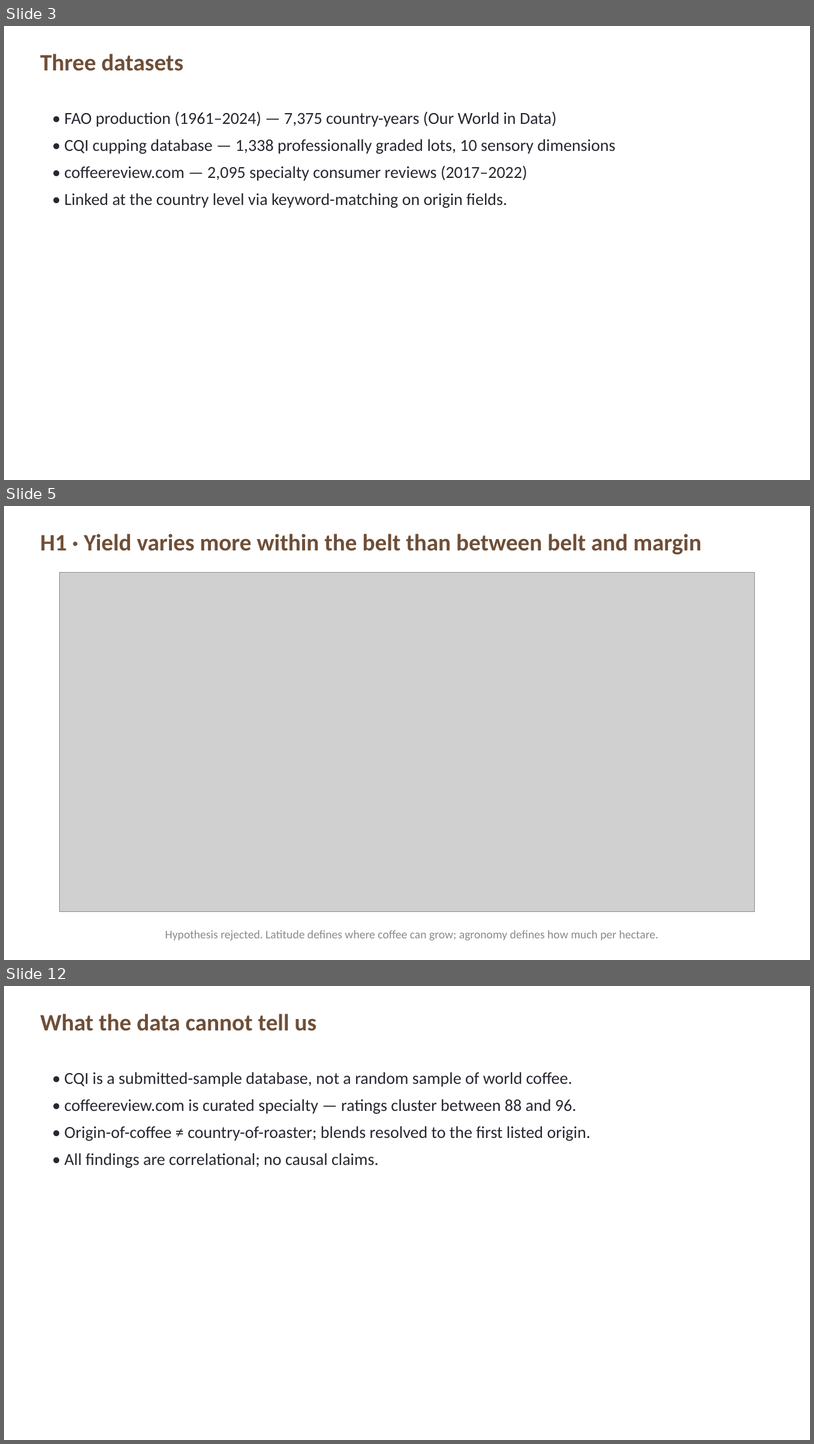
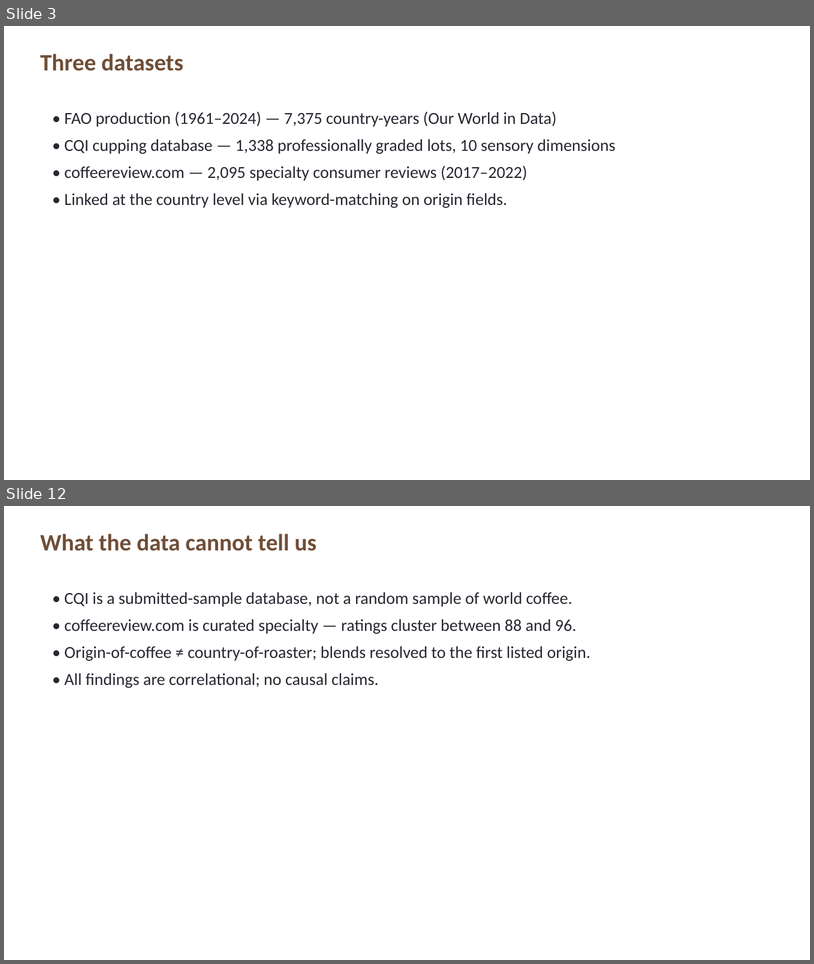
Before and after one commit to jsluo413/coffee-bean, a slide deck: docs/presentation.pptx. Shown one above the other, each under a label of ours: slides 3, 5 and 12 before the commit, slides 3 and 12 after it; the slides between them are not shown. The pictures are 814x1444 and 814x964 pixels, drawn with LibreOffice and Linux fonts; fonts in the diff are those of the drawing; grey boxes stand for pictures. Boxes give left, top, right and bottom in pixels: in the first picture for what was removed or moved away, otherwise in the second. Text is boxed around its words. In the diff, an @@ line names an element or a change of style, - is before the commit and + after.

```diff
--- a/docs/presentation.pptx
+++ b/docs/presentation.pptx
@@ slide 5 removed at bbox=[4, 506, 810, 960], background #FFFFFF @@
@@ text removed at bbox=[40, 534, 702, 555] @@
-H1 · Yield varies more within the belt than between belt and margin
@@ picture removed at bbox=[60, 573, 755, 912] @@
@@ text removed at bbox=[165, 930, 659, 940] @@
-Hypothesis rejected. Latitude defines where coffee can grow; agronomy defines how much per hectare.
```
Also in this commit, not shown: 8 slides changed, 1 slide added, 6 other files.
